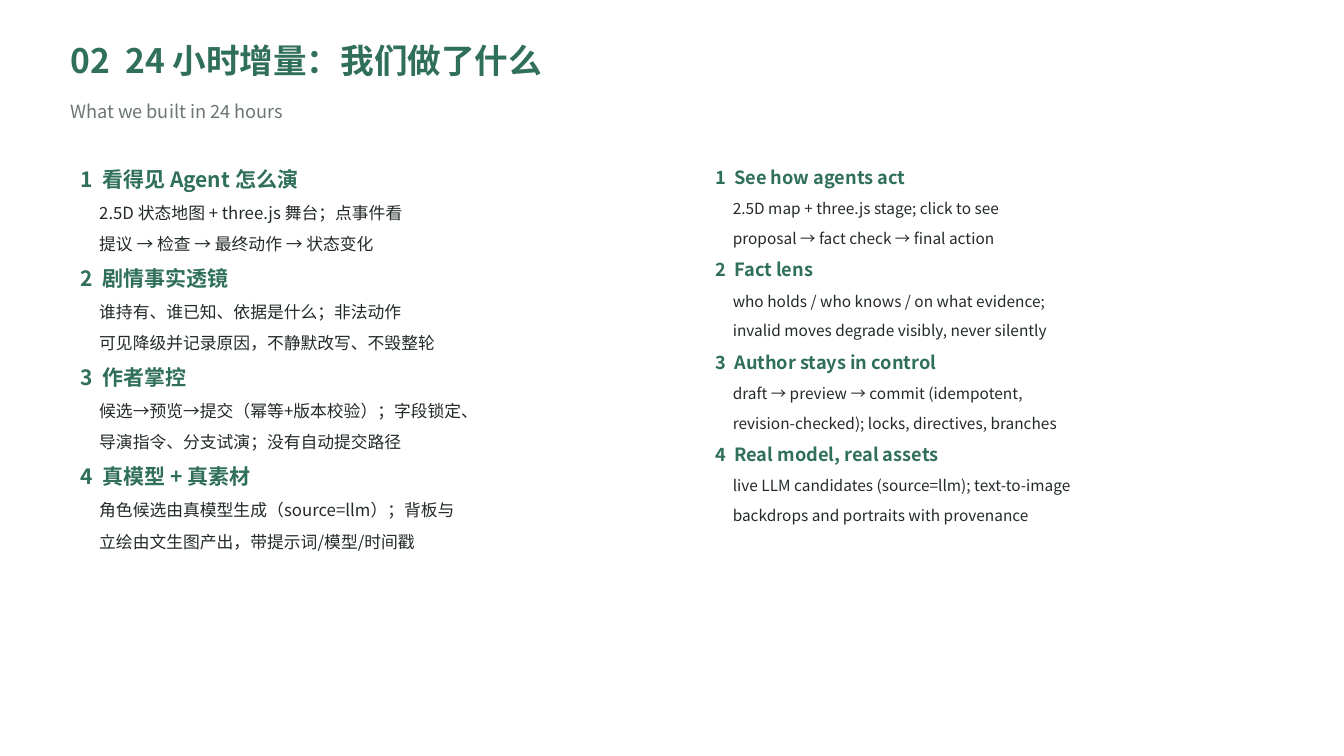
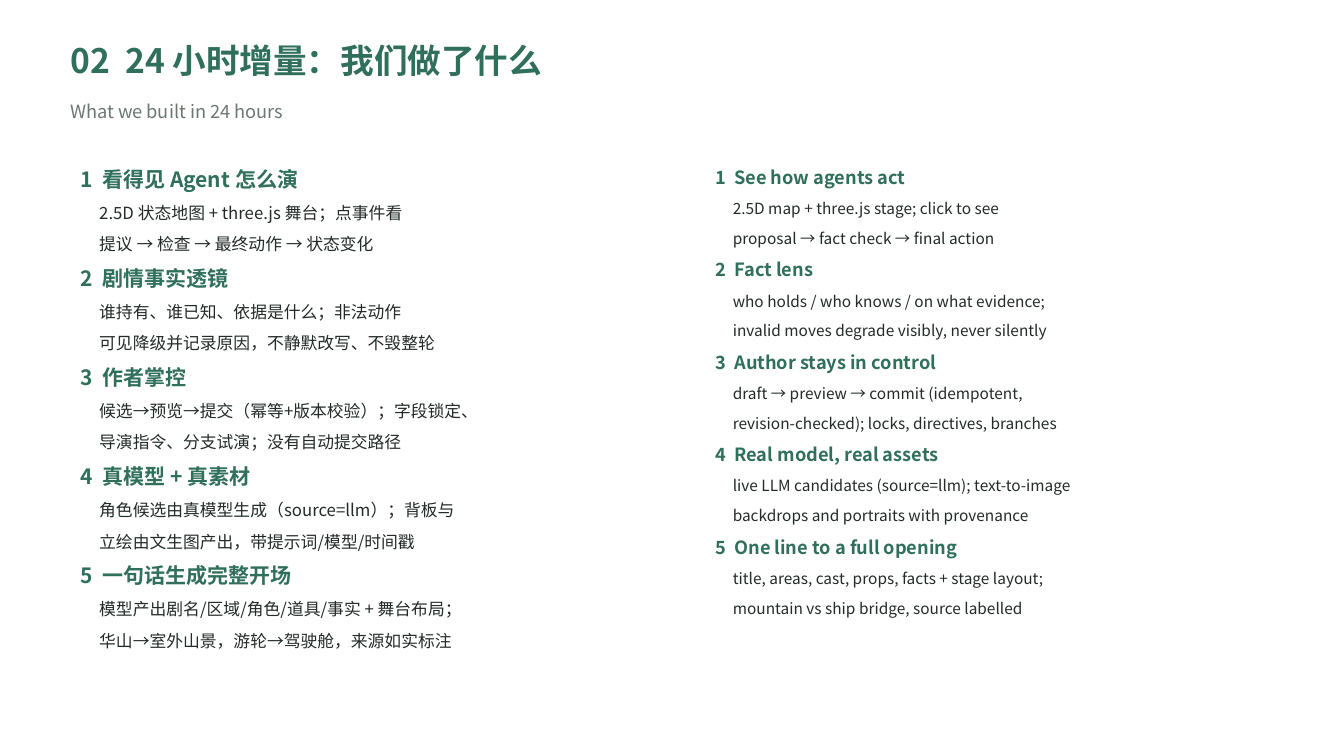
Before and after one commit to tommya27/short-drama-director, a slide deck: slide 3 of docs/PITCH_DECK.pptx. Drawn at 1344x756 pixels with LibreOffice and Linux fonts; fonts in the diff are those of the drawing. Boxes give left, top, right and bottom in pixels: in the first picture for what was removed or moved away, otherwise in the second. Text is boxed around its words. In the diff, an @@ line names an element or a change of style, - is before the commit and + after.

Commit message:
docs(pitch): 路演材料补入"一句话生成完整开场 + 场景形态自适应"
- PITCH_DECK.md 第 3 页新增第 5 条能力；第 5 页演示步骤改为"输一句想法 → 模型生成完整开场 → 确认建场景"。
- scripts/make_deck.py 同步，重新生成 docs/PITCH_DECK.pptx（仍为 5 页双语，封面为真实背板图）。

```diff
--- a/docs/PITCH_DECK.pptx
+++ b/docs/PITCH_DECK.pptx
@@ text at box(715, 539, 1043, 618): paragraphs added @@
+5 One line to a full opening
+title, areas, cast, props, facts + stage layout;
+mountain vs ship bridge, source labelled
@@ text at box(80, 565, 462, 649): paragraphs added @@
+5 一句话生成完整开场
+模型产出剧名/区域/角色/道具/事实 + 舞台布局；
+华山→室外山景，游轮→驾驶舱，来源如实标注
```
Also in this commit, not shown: 1 other slide changed, 2 other files.
